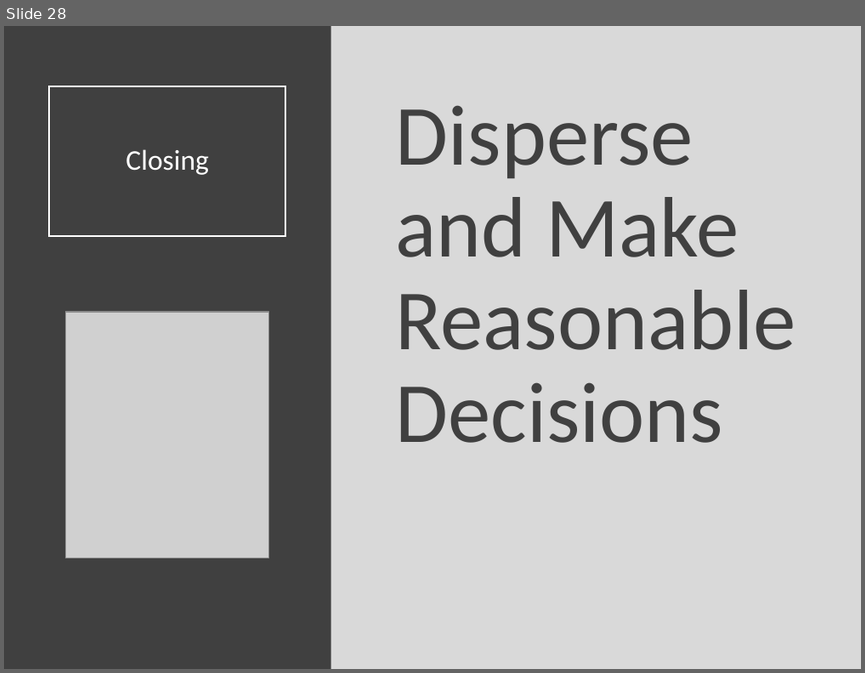
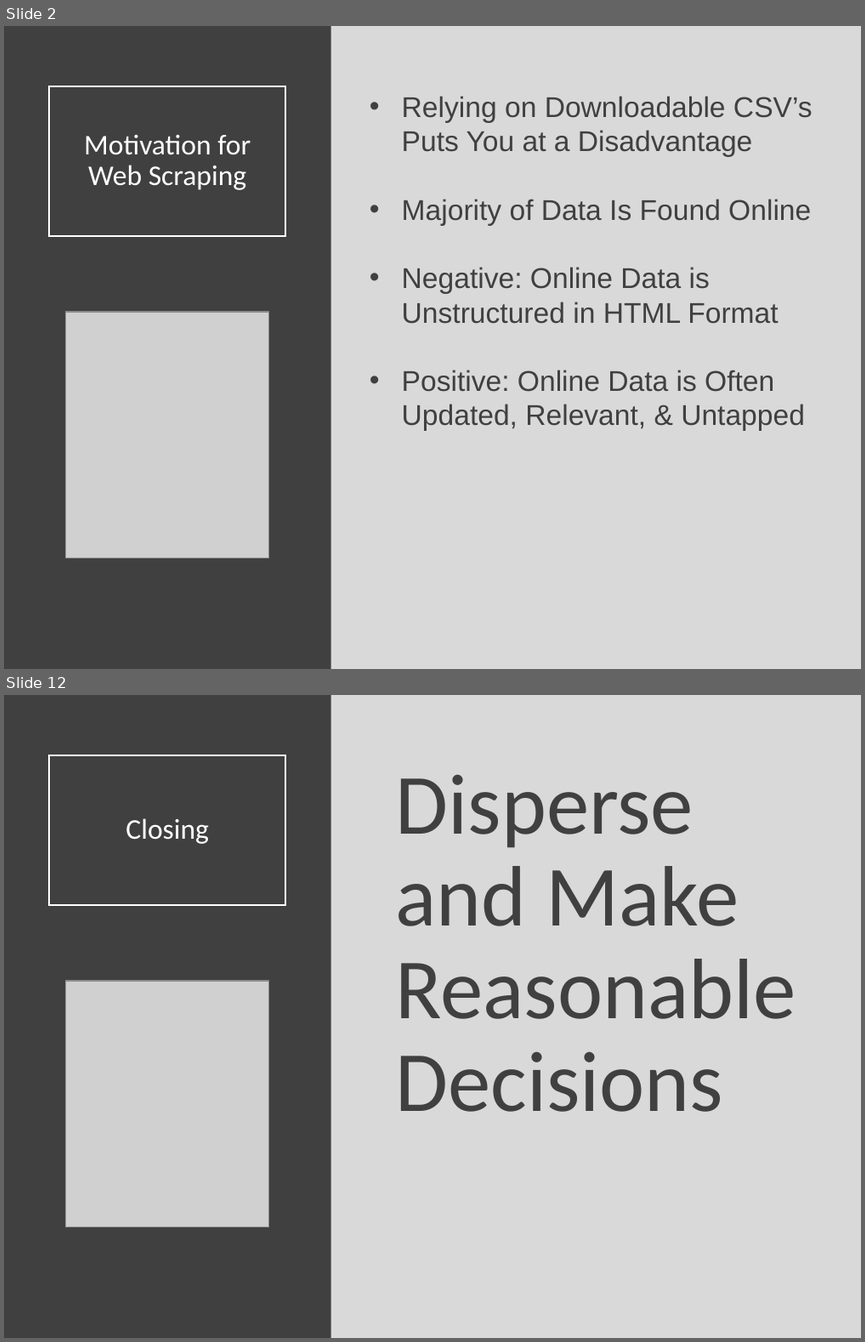
Before and after one commit to Yixf-Self/STOR320_WEBSITE, a slide deck: Lecture/Lecture 15/Lecture 15.pptx. Shown one above the other, each under a label of ours: slide 28 before the commit, slides 2 and 12 after it; the slides between them are not shown. The pictures are 865x673 and 865x1342 pixels, drawn with LibreOffice and Linux fonts; fonts in the diff are those of the drawing; grey boxes stand for pictures. Boxes give left, top, right and bottom in pixels: in the first picture for what was removed or moved away, otherwise in the second. Text is boxed around its words. In the diff, an @@ line names an element or a change of style, - is before the commit and + after.

```diff
--- a/Lecture/Lecture 15/Lecture 15.pptx
+++ b/Lecture/Lecture 15/Lecture 15.pptx
@@ slide 2 added at (4,26,861,669), background #D9D9D9 @@
@@ rectangle added at (4,26,331,669), fill #404040 @@
@@ title added at (49,86,286,236), outline #FFFFFF 1.5 pt, 24 pt, text #FFFFFF @@
+Motivation for Web Scraping
@@ text added at (402,96,812,431), 24 pt, text #404040 @@
+• Relying on Downloadable CSV’s Puts You at a Disadvantage
+• Majority of Data Is Found Online
+• Negative: Online Data is Unstructured in HTML Format
+• Positive: Online Data is Often Updated, Relevant, & Untapped
@@ picture added at (66,312,268,557) @@
@@ what was slide 28 is now slide 12 @@
```
Also in this commit, not shown: 10 other slides added, 27 slides removed, 4 other files.
